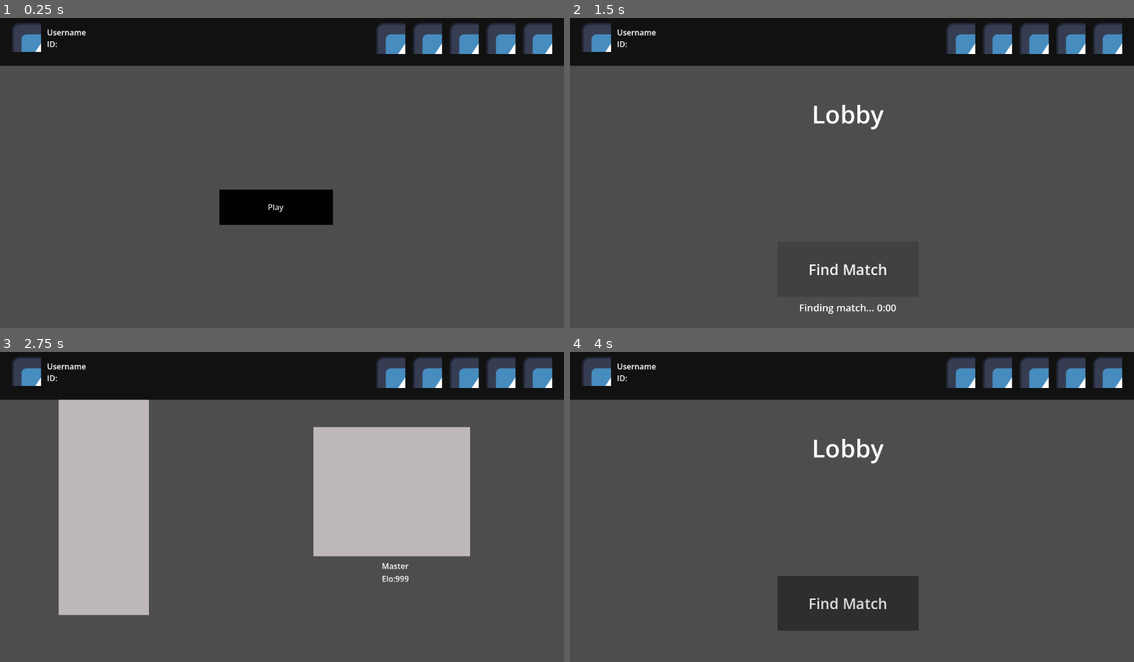
Above: before the commit, frames 1-4 (two rows, left to right).
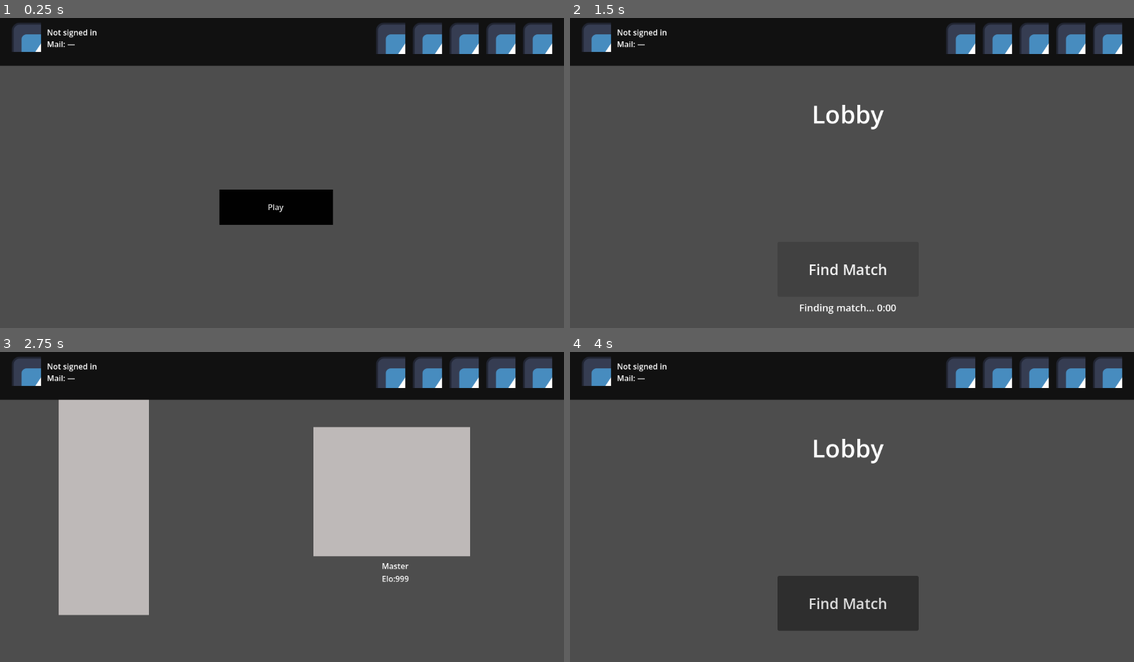
Above: after the commit, the same moments.

Repository: DucPham1512/SummerGame
Game: Godot game, scene res://scenes/common/main_client.tscn
Two runs of this game, one before a commit and one after it. Both use one fixed random seed, a clock stepped at 60 frames per second and the inputs below. This scene is started directly instead of the project's main scene. The engine's default icon, where the game draws it, is replaced by a stand-in: a white triangle on a blue panel in a dark square.
Inputs (mouse positions are in pixels of both pictures, inside the frame that each line leads up to):
- Up to frame 1 (0.25 s): no input
- Up to frame 2 (1.5 s): click "Play" at 0.5 s; click "Find Match" at 1.25 s
- Up to frame 3 (2.75 s): click (28, 370) at 2 s
- Up to frame 4 (4 s): click (959, 373) at 2.75 s; click "Play" at 3.5 s

The runs differ from the first frame. In frame 1, 0.2% of the frame differs, in the area x 8-18%, y 3-10%; in frame 2, 0.2%; in frame 3, 0.2%; in frame 4, 0.2%.

Commit message:
feat(nav-bar): display the signed-in username and account email
The navigation bar's two placeholder labels now show the logged-in player's username and login email.

Ref: #83

Diff:
--- a/autoload/util.gd
+++ b/autoload/util.gd
@@ -2,8 +2,12 @@
 
 var login_session_time: int = 86400   # default/fallback
 
-# Set by the login screen after a successful GD-Sync account login.
+# Set by the login/verify screens after a successful GD-Sync account login.
 var active_username : String = ""
+## The account's login email, shown as the player's identifier. Unlike
+## GDSync.get_client_id() — a per-connection handle that is a different number
+## every login — this is stable across sessions and devices.
+var active_email : String = ""
 
 # Matchmaking: base elo seeded at registration, and the widest elo gap two
 # players can be matched across.
@@ -37,6 +41,23 @@
 	GDSync.start_multiplayer()
 	await GDSync.connected
 
+## The login email GD-Sync itself has on file, for the session-restore path —
+## there the player types nothing, so this is the only source. GD-Sync stores it
+## encrypted in user://GD-Sync/DataController.conf, reloads it at boot, and sends
+## it as part of the session login, so it is present whenever that login works.
+##
+## The public API never hands the email back (every `email` in MultiplayerClient
+## is an input), so this reads an addon-private member. That access is kept to
+## THIS function alone: if the addon reshapes its internals, one line breaks
+## rather than three, and an empty string is a survivable answer here.
+func stored_login_email() -> String:
+	var data_controller = GDSync.get("_data_controller")
+	if data_controller == null:
+		return ""
+	var email = data_controller.get("login_email")
+	return email if email is String else ""
+
+
 func load_config() -> void:
 	var file := FileAccess.open("res://config/game_config.json", FileAccess.READ)
 	if file == null:
--- a/scenes/auth/login.gd
+++ b/scenes/auth/login.gd
@@ -21,6 +21,9 @@
 	var response_code: int = await GDSync.account_login_from_session(Util.login_session_time)
 	if response_code == ENUMS.ACCOUNT_LOGIN_RESPONSE_CODE.SUCCESS:
 		Util.active_username = GDSync.player_get_username()
+		# Nothing was typed on this path, so the email comes from GD-Sync's own
+		# saved login — the very value this session request was made with.
+		Util.active_email = Util.stored_login_email()
 		login.emit()
 
 
@@ -37,6 +40,7 @@
 
 	if response_code == ENUMS.ACCOUNT_LOGIN_RESPONSE_CODE.SUCCESS:
 		Util.active_username = GDSync.player_get_username()
+		Util.active_email = email.text
 		login.emit()
 	else:
 		match(response_code):
--- a/scenes/auth/verify.gd
+++ b/scenes/auth/verify.gd
@@ -15,6 +15,11 @@
 	var response_code: int = await GDSync.account_verify(email, verification_code.text, Util.login_session_time)
 	if response_code == ENUMS.ACCOUNT_VERIFICATION_RESPONSE_CODE.SUCCESS:
 		password = ""
+		# Verifying logs the account in, so this screen is a third way into the
+		# client and owes the same identity capture the login screen does —
+		# without it the nav bar greets a freshly registered player by no name.
+		Util.active_username = GDSync.player_get_username()
+		Util.active_email = email
 		verify.emit()
 	else:
 		match response_code:
--- a/scenes/common/main_client.gd
+++ b/scenes/common/main_client.gd
@@ -7,14 +7,37 @@
 @export var Lobby : PackedScene
 @export var Setting : PackedScene
 
+# The signed-in identity, shown in the navigation bar. The bar belongs to this
+# shell rather than to any page, so it stays on screen across Home, the codexes
+# and the lobby.
+@onready var username_label : Label = $NavigationBar/UsernameLabel
+@onready var user_id_label : Label = $NavigationBar/UserIdLabel
+
 # Called when the node enters the scene tree for the first time.
 func _ready() -> void:
+	_refresh_identity()
 	SceneManager.content_container = $ContentContainer
 	if (!EventBus.new_match):
 		SceneManager.load_scene(HomePage)
 	else:
 		EventBus.new_match = false
 		SceneManager.load_scene(Lobby)
+
+
+# Reaching this scene means a login succeeded, so the identity is already
+# captured (login, session restore, or verification all set it). No connection
+# hookup is needed: unlike the client id, the email does not change when the
+# connection is re-established. Empty means we got here without one of those
+# paths — say so rather than showing a blank strip.
+func _refresh_identity() -> void:
+	if Util.active_username.is_empty():
+		username_label.text = "Not signed in"
+	else:
+		username_label.text = Util.active_username
+	if Util.active_email.is_empty():
+		user_id_label.text = "Mail: —"
+	else:
+		user_id_label.text = "Mail: %s" % Util.active_email
 
 
 func _on_profile_button_button_down() -> void:
--- a/scenes/common/main_client.tscn
+++ b/scenes/common/main_client.tscn
@@ -92,7 +92,7 @@
 texture_normal = ExtResource("2_85gpl")
 ignore_texture_size = true
 
-[node name="Label" type="Label" parent="NavigationBar" unique_id=1772870661]
+[node name="UsernameLabel" type="Label" parent="NavigationBar" unique_id=1772870661]
 layout_mode = 0
 offset_left = 96.0
 offset_top = 32.0
@@ -100,7 +100,7 @@
 offset_bottom = 56.0
 text = "Username"
 
-[node name="Label2" type="Label" parent="NavigationBar" unique_id=258151452]
+[node name="UserIdLabel" type="Label" parent="NavigationBar" unique_id=258151452]
 layout_mode = 0
 offset_left = 96.0
 offset_top = 56.0
